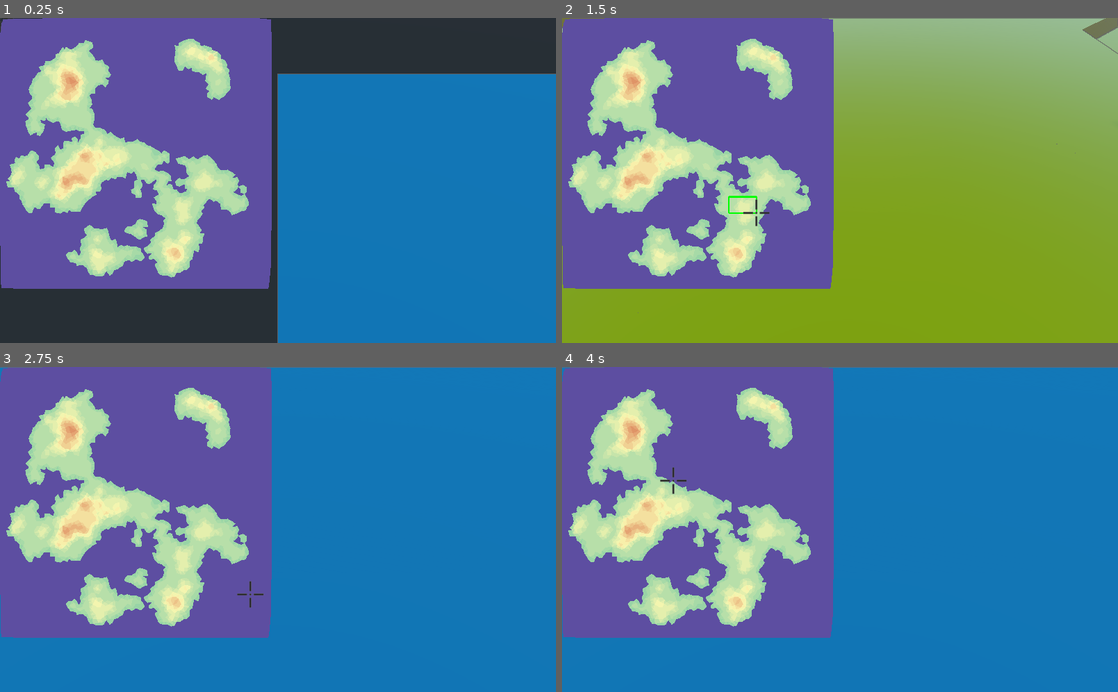
Above: before the commit, frames 1-4 (two rows, left to right).
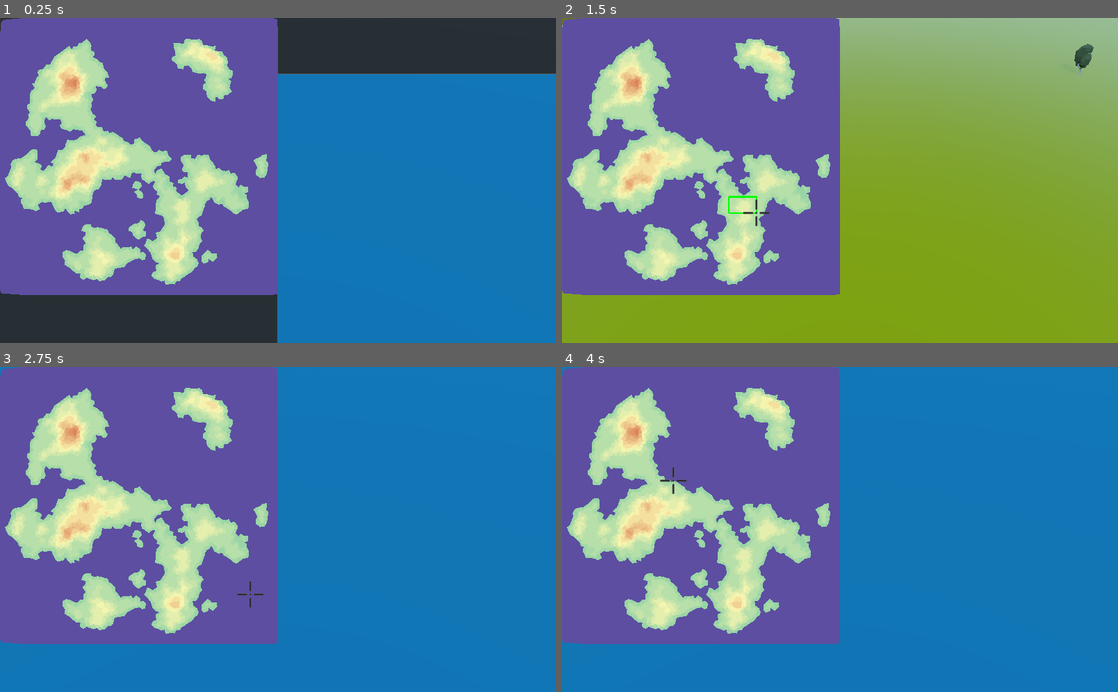
Above: after the commit, the same moments.

Repository: eriwyn/societer
Game: Godot game, scene res://world/game.tscn
Two runs of this game, one before a commit and one after it. Both use one fixed random seed, a clock stepped at 60 frames per second and the inputs below.
Inputs (mouse positions are in pixels of both pictures, inside the frame that each line leads up to):
- Up to frame 1 (0.25 s): no input
- Up to frame 2 (1.5 s): tap Enter at 0.5 s; move the mouse to (962, 164) at 0.52 s; press the mouse at (962, 164) at 0.53 s; release the mouse at (962, 164) at 1.25 s; tap Space at 1.25 s; drag from (728, 196) to (812, 245) at 1.27 s
- Up to frame 3 (2.75 s): tap Enter at 2 s; move the mouse to (333, 458) at 2.02 s; press the mouse at (333, 458) at 2.03 s
- Up to frame 4 (4 s): release the mouse at (895, 458) at 2.75 s; tap Space at 2.75 s; drag from (812, 594) to (673, 480) at 2.77 s; move the mouse to (1006, 578) at 3.52 s; press the mouse at (1006, 578) at 3.53 s

The runs differ from the first frame. In frame 1, 4.9% of the frame differs, in the area x 0-50%, y 0-86%; in frame 2, 5.5%, in the area x 0-100%, y 0-91%; in frame 3, 5.0%; in frame 4, 5.0%.

Commit message:
Find point

Diff:
--- a/utils/terrain/Terrain.gd
+++ b/utils/terrain/Terrain.gd
@@ -309,8 +309,15 @@
 	func to_center():
 		return VoronoiCenter.new(_idx, _terrain)
 
+	func find_index():
+		var vect=point2d()
+		return int(vect[0] / 64.0) * 32 + int(vect[1] / 64.0)
+
 	func get_index():
 		return _idx
+
+	func distance(vect):
+		return(point2d().distance_to(vect))
 
 	func has_key(key):
 		return _terrain._points_data[_idx].has(key)
@@ -533,6 +540,14 @@
 	_halfedges = PoolIntArray(delaunay.halfedges)
 	_triangles = PoolIntArray(delaunay.triangles)
 
+	# Initialize find_point
+	_data["find_point"]=[]
+	_data["find_point"].resize(1024)
+	for idx in 1024:
+		_data["find_point"][idx]=[]
+	for point in get_points():
+		_data["find_point"][point.find_index()].append(point.get_index())
+
 	# Initialize _points_to_halfedges
 	for edge in get_edges():
 		var endpoint = _triangles[edge.next_half().get_index()]
@@ -579,6 +594,22 @@
 
 func get_point(idx):
 	return Point.new(idx, self)
+
+func find_point(vect):
+	var selected_point
+	var minimum = 999999.99
+	for idx in _data["find_point"][int(vect[0] / 64.0) * 32 + int(vect[1] / 64.0)]:
+		var point=get_point(idx)
+		var distance = point.distance(vect)
+		if(distance < minimum):
+			selected_point = point
+			minimum=distance
+	for point_around in selected_point.points_around():
+			var distance = point_around.distance(vect)
+			if(distance < minimum):
+				selected_point = point_around
+				minimum=distance
+	return selected_point
 
 func get_centers():
 	var centers = VoronoiCenters.new(self)
--- a/world/game.gd
+++ b/world/game.gd
@@ -2,8 +2,8 @@
 
 signal world_loaded
 
-export(int) var width = 2000
-export(int) var height = 2000
+export(int) var width = 2048
+export(int) var height = 2048
 export(int) var spacing = 20
 export(int, 1, 9) var octaves = 5
 export(int, 1, 30) var wavelength = 8
@@ -35,30 +35,6 @@
 		terrain.create(width,height,spacing,terrain_name)
 
 	if terrain.is_created() or terrain.is_loaded():
-
-		var center = terrain.get_center(43)
-		for edge in center.borders():
-			Global.print_debug("Corner start :")
-			Global.print_debug(edge.start_corner().point2d())
-			Global.print_debug("Corner end :")
-			Global.print_debug(edge.end_corner().point2d())
-			Global.print_debug("Center start :")
-			Global.print_debug(edge.start_center().point2d())
-			Global.print_debug("Center end :")
-			Global.print_debug(edge.end_center().point2d())
-
-		"""
-		Global.print_debug("Corners of center :")
-		for corner in center.corners():
-			Global.print_debug(corner.point2d())
-
-		Global.print_debug("Find neighbors")
-		for neighbor in center.neighbors():
-			Global.print_debug("Corners of neighbor :")
-			for corner in neighbor.corners():
-				Global.print_debug(corner.point2d())
-		"""
-
 		init_data()
 		add_trees()
 		emit_signal("world_loaded", terrain)
--- a/world/game.tscn
+++ b/world/game.tscn
@@ -40,6 +40,7 @@
 [node name="Camera" parent="World3d/CamBase" index="0"]
 transform = Transform( 1, 0, 0, 0, 0.659983, -0.75128, 0, 0.75128, 0.659983, 0, -1.90735e-06, 6.618 )
 fov = 55.0
+depth_multiplier = 99.0
 zoom_sensibility = 1.436
 
 [node name="DirectionalLight" type="DirectionalLight" parent="World3d"]
